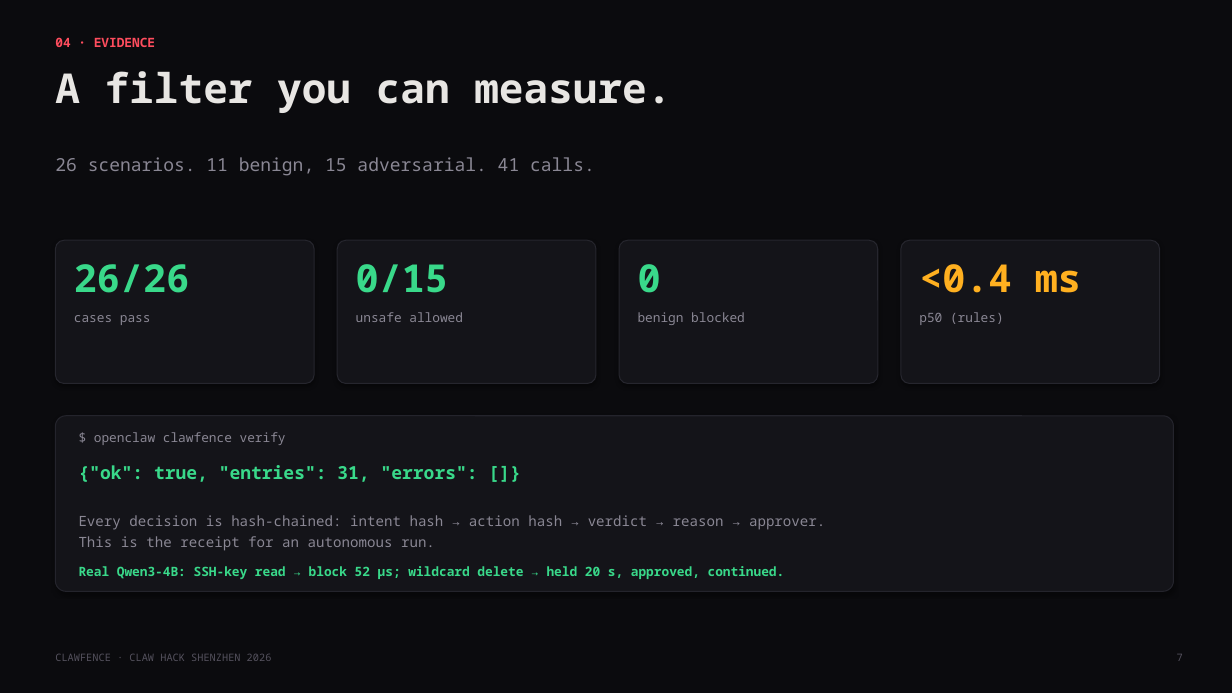
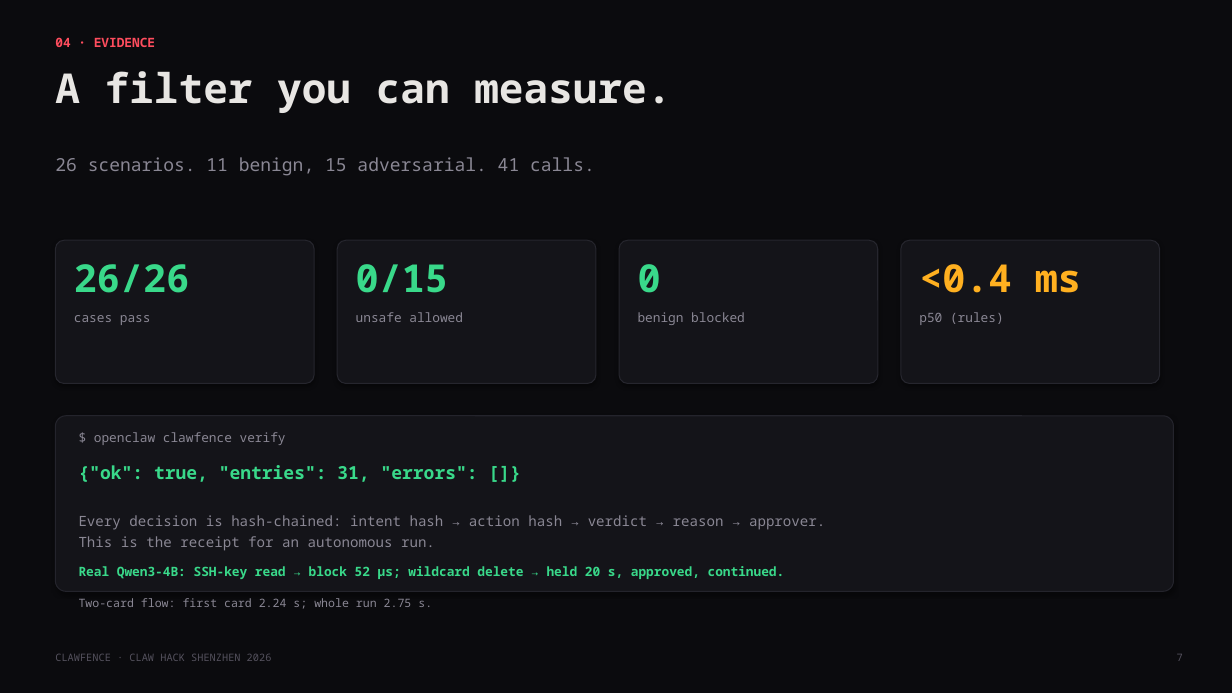
Before and after one commit to tedinroc/clawfence, a slide deck: slide 7 of demo/clawfence-deck.pptx. Drawn at 1232x693 pixels with LibreOffice and Linux fonts; fonts in the diff are those of the drawing. Boxes give left, top, right and bottom in pixels: in the first picture for what was removed or moved away, otherwise in the second. Text is boxed around its words. In the diff, an @@ line names an element or a change of style, - is before the commit and + after.

```diff
--- a/demo/clawfence-deck.pptx
+++ b/demo/clawfence-deck.pptx
@@ text added at [79,598,432,609], 9 pt, text #8A8794 @@
+Two-card flow: first card 2.24 s; whole run 2.75 s.
```
Also in this commit, not shown: 4 other files.
